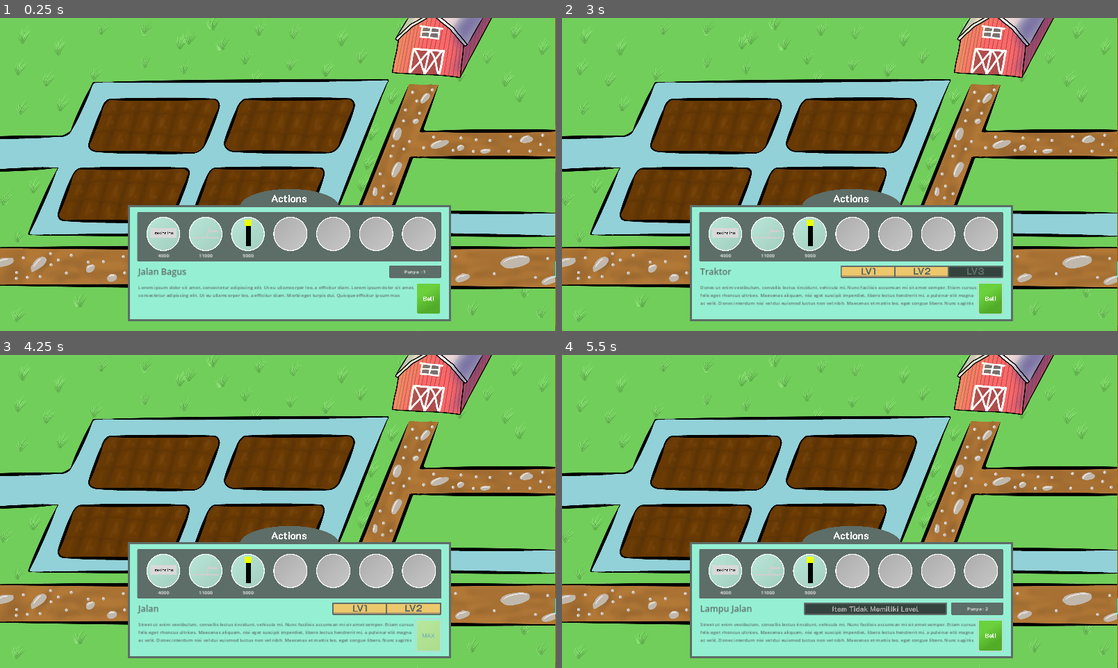
Above: before the commit, frames 1-4 (two rows, left to right).
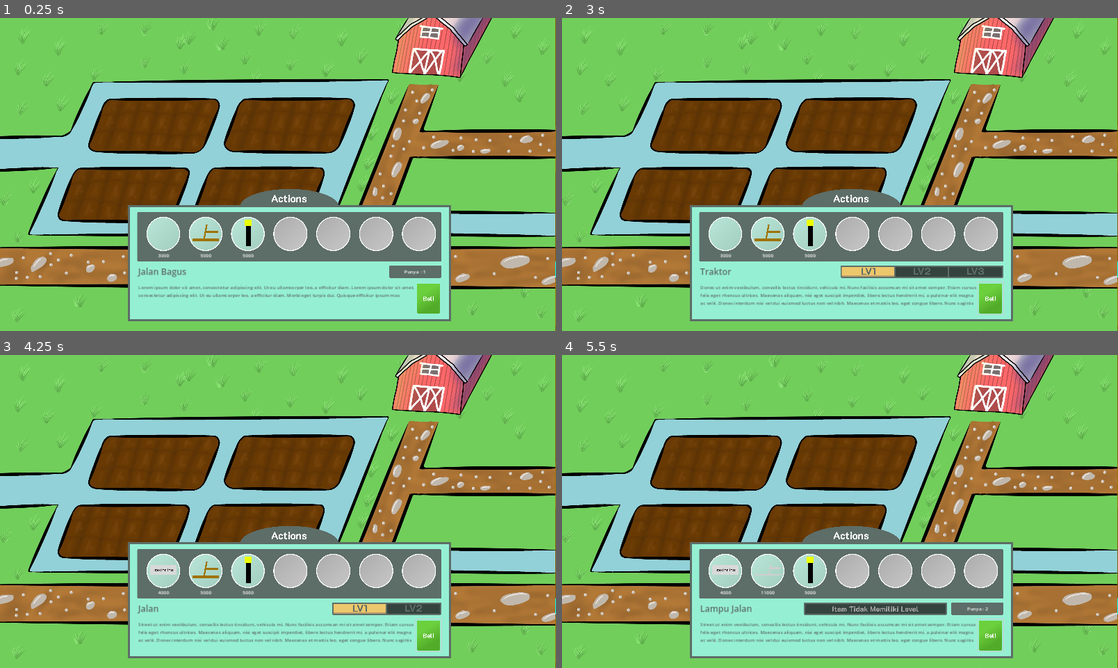
Above: after the commit, the same moments.

Repository: Endour-Company/Project_5
Game: Godot game, scene res://Game/game.tscn
The game is run twice, just before and just after one commit, with the same random seed, the same clock (stepped at 60 frames per second) and the same inputs.
Inputs (mouse positions are in pixels of both pictures, inside the frame that each line leads up to):
- Up to frame 1 (0.25 s): no input
- Up to frame 2 (3 s): click (990, 299) at 0.5 s; click (990, 299) at 1.25 s; click (990, 299) at 2 s; tap Enter at 2.75 s; move the mouse to (723, 233) at 2.77 s; click (723, 233) at 2.92 s
- Up to frame 3 (4.25 s): tap Space at 3.5 s; move the mouse to (205, 570) at 3.52 s; click (205, 570) at 3.67 s
- Up to frame 4 (5.5 s): tap Enter at 4.25 s; move the mouse to (812, 570) at 4.27 s; click (812, 570) at 4.42 s; tap Space at 5 s; move the mouse to (812, 574) at 5.02 s; click (812, 574) at 5.17 s

The runs differ from the first frame. In frame 1, 0.3% of the frame differs, in the area x 27-40%, y 66-77%; in frame 2, 0.5%; in frame 3, 0.8%, in the area x 34-80%, y 66-95%; in frame 4, nothing differs.
Error in both runs: Invalid access to property or key 'type' on a base object of type 'Nil'. (res://Global/Scripts/GlobalItemsLevel.gd:46)

Commit message:
action bar almost done

Diff:
--- a/Global/Game_UI/Action_bar/Item_container.gd
+++ b/Global/Game_UI/Action_bar/Item_container.gd
@@ -4,6 +4,7 @@
 @onready var itemPanelFill = preload("res://Global/Game_UI/Action_bar/Item_panel/item_panel_fill.tscn")
 @onready var itemPanelEmpty = preload("res://Global/Game_UI/Action_bar/Item_panel/item_panel_empty.tscn")
 
+var ITEM_IN_JSON = null
 
 func _ready():
 	pass
@@ -13,8 +14,9 @@
 	pass
 
 func init_items(items):
+	ITEM_IN_JSON = items
 	var itemRemaining = 7
-	for item in items:
+	for item in ITEM_IN_JSON:
 		# cek level dari variabel global
 		var itemCurrent = find_item_with_key(GlobalItemsLevel.ITEM_LEVEL, "name",item["name"])
 		var itemCurrentLevel = itemCurrent["level"]
@@ -42,3 +44,9 @@
 		if(item[key] == value):
 			return item
 	return null
+
+func _refresh():
+	for child in get_children():
+		child.queue_free()
+
+	init_items(ITEM_IN_JSON)
--- a/Global/Game_UI/Action_bar/Item_description_container.gd
+++ b/Global/Game_UI/Action_bar/Item_description_container.gd
@@ -26,7 +26,6 @@
 	$HBoxContainer/Item_name.set_text(itemName)
 	$HBoxContainer2/Item_description.set_text(itemDescription)
 
-	# Set Item Level Bar
 
 	# Cek apakah item upgradable
 	var itemLevels = currentItem["levels"]
@@ -63,6 +62,8 @@
 		$HBoxContainer2/Buy_button.set_button_icon(buyButtonMax)
 		$HBoxContainer2/Buy_button.set_disabled(true)
 
+func set_description_empty():
+	pass
 
 func init_items(newItems):
 	items = newItems
--- a/Global/Game_UI/Action_bar/action_bar.gd
+++ b/Global/Game_UI/Action_bar/action_bar.gd
@@ -33,3 +33,4 @@
 
 func _on_item_upgraded():
 	$Item_description_container._refresh()
+	$Item_container._refresh()
--- a/Global/Scripts/GlobalItemsLevel.gd
+++ b/Global/Scripts/GlobalItemsLevel.gd
@@ -3,13 +3,13 @@
 var ITEM_LEVEL = [
 	{
 		"name" : "Traktor",
-		"level" : 2,
+		"level" : 1,
 		"count" : 1,
 
 	},
 	{
 		"name" : "Jalan",
-		"level" : 2,
+		"level" : 1,
 		"count" : 1,
 
  	},
